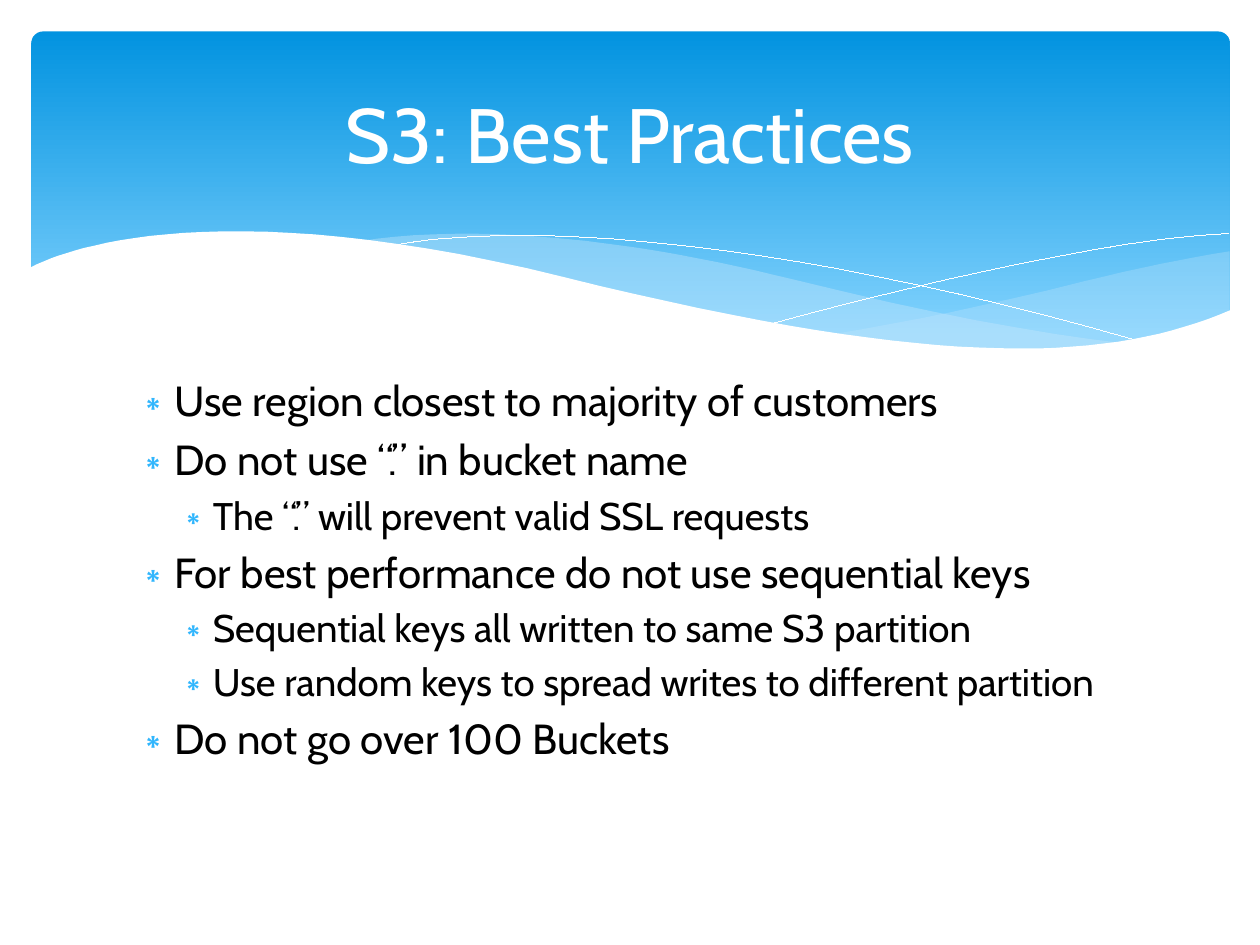
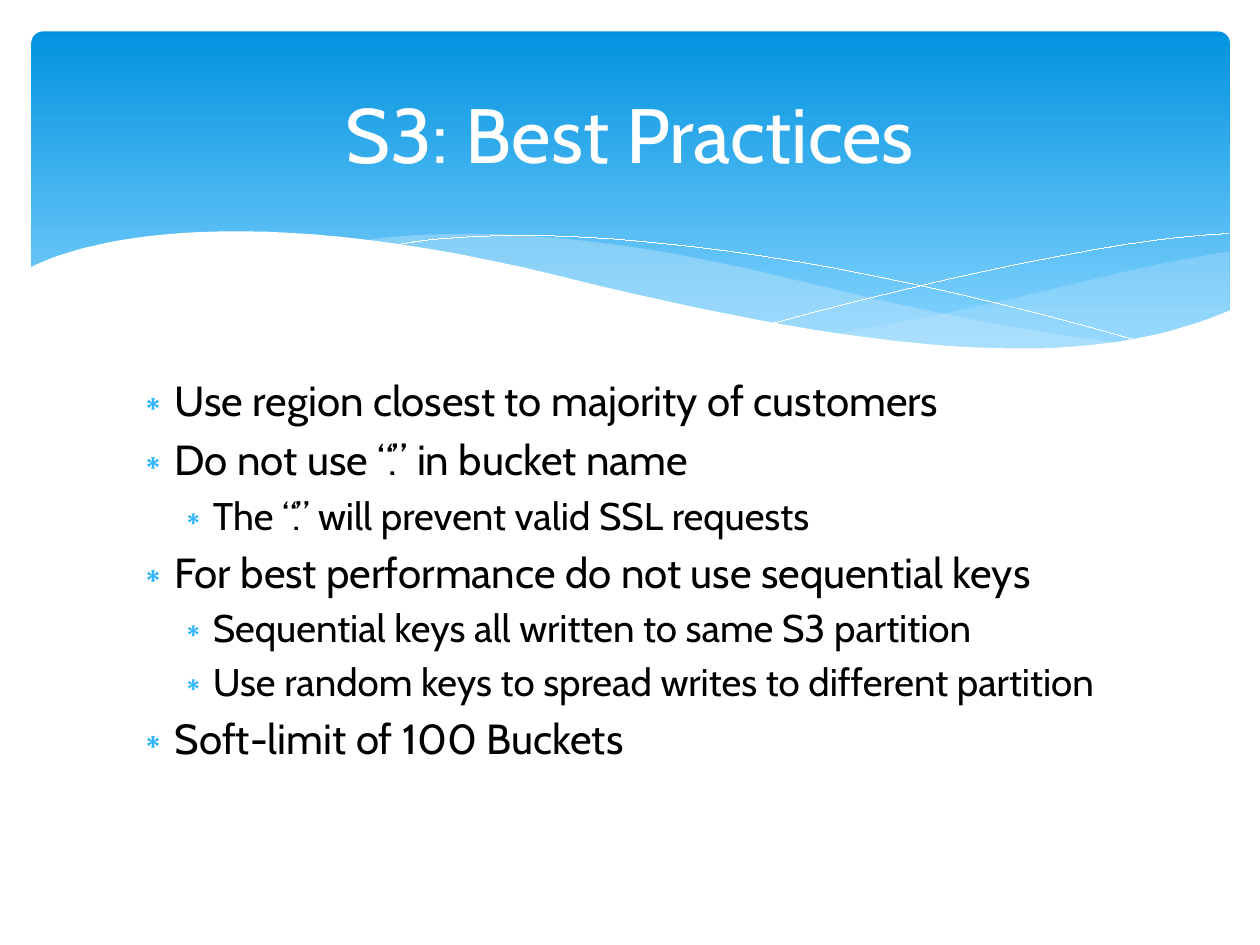
Before and after one commit to cloudavail/awstraining, a slide deck: slide 16 of aws-s3/aws-s3.pptx (slide 17 before the commit). Drawn at 1260x945 pixels with LibreOffice and Linux fonts; fonts in the diff are those of the drawing. Boxes give left, top, right and bottom in pixels: in the first picture for what was removed or moved away, otherwise in the second. Text is boxed around its words. In the diff, an @@ line names an element or a change of style, - is before the commit and + after.

```diff
--- a/aws-s3/aws-s3.pptx
+++ b/aws-s3/aws-s3.pptx
@@ text at (175, 722, 624, 755): text changed @@
-∗ Do not go over 100 Buckets
+∗ Soft-limit of 100 Buckets
```
Also in this commit, not shown: 1 other slide changed, 1 slide removed, 5 other files.
